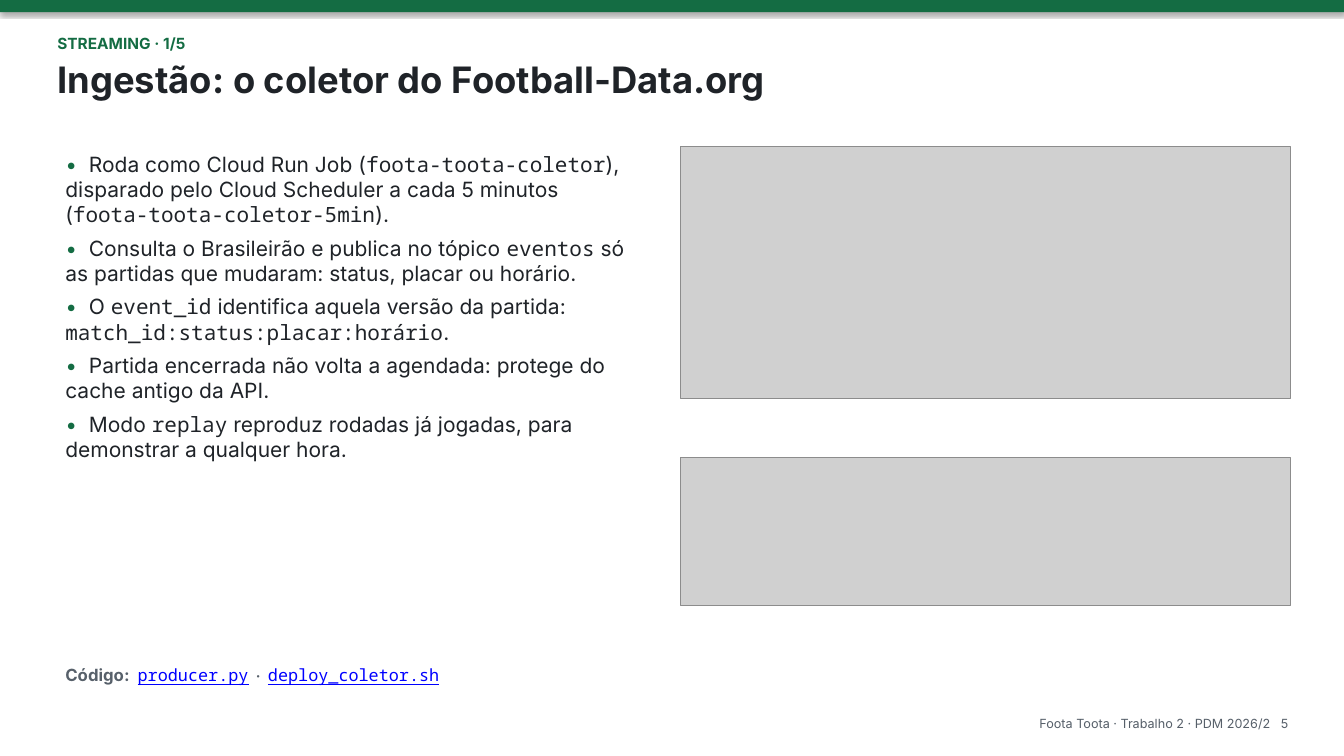
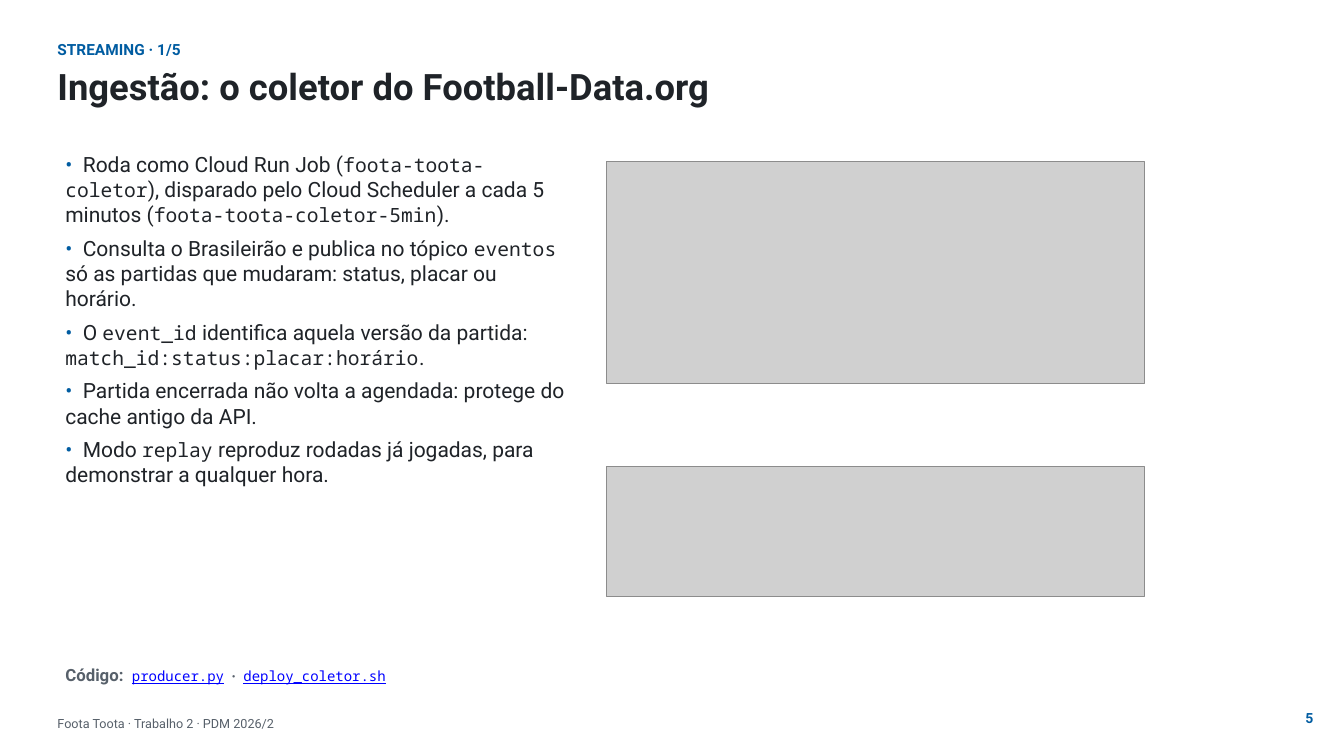
Before and after one commit to phael-exe/foota-toota, a slide deck: slide 5 of docs/apresentacao/trabalho2.pptx. Drawn at 1344x756 pixels with LibreOffice and Linux fonts; fonts in the diff are those of the drawing; grey boxes stand for pictures; background and template pictures are left out. Boxes give left, top, right and bottom in pixels: in the first picture for what was removed or moved away, otherwise in the second. Text is boxed around its words. In the diff, an @@ line names an element or a change of style, - is before the commit and + after.

```diff
--- a/docs/apresentacao/trabalho2.pptx
+++ b/docs/apresentacao/trabalho2.pptx
@@ rectangle removed at box(0, 0, 1344, 12) @@
@@ text "STREAMING · 1/5" at box(57, 44, 180, 56): font Inter to Roboto, text colour #146C43 to #005CA1 @@
@@ text "Ingestão: o coletor do Football-Data.org": place and size @@
-text "Ingestão: o coletor do Football-Data.org" at box(57, 65, 765, 101)
+text "Ingestão: o coletor do Football-Data.org" at box(57, 72, 709, 108)
@@ text "Ingestão: o coletor do Football-Data.org" at box(57, 72, 709, 108): font Inter to Roboto @@
@@ text "• Roda como Cloud Run ..." at box(65, 156, 565, 487): size 15 to 14 pt in "(foota-toota-coletor), (foota-toota-coletor-5min).", "eventos", "event_id match_id:status:placar:horário.", "replay"; font Inter to Roboto in "• Roda como Cloud Run Job (foota-toota-coletor), ...", "• Consulta o Brasileirão e publica no ...", "• O identifica aquela versão da partida: ...", "• Partida encerrada não volta a agendada: ..." and 1 more places; text colour #146C43 to #005CA1 in "•", "•", "•", "•" and 1 more places @@
@@ picture: place and size @@
-picture at box(681, 146, 1291, 398)
+picture at box(607, 161, 1144, 383)
@@ picture: place and size @@
-picture at box(681, 458, 1291, 606)
+picture at box(607, 467, 1144, 597)
@@ text "Código: producer.py · deploy_coletor.sh" at box(65, 668, 385, 685): size 12 to 10 pt in "producer.py deploy_coletor.sh"; font Inter to Roboto in "Código:" @@
@@ text at box(57, 718, 274, 729): text changed; font Inter to Roboto @@
-Foota Toota · Trabalho 2 · PDM 2026/2 5
+Foota Toota · Trabalho 2 · PDM 2026/2
@@ text added at box(1305, 713, 1313, 723), 10 pt, text #005CA1, bold @@
+5
```
Also in this commit, not shown: 16 other slides changed, 1 slide added, 4 other files.
